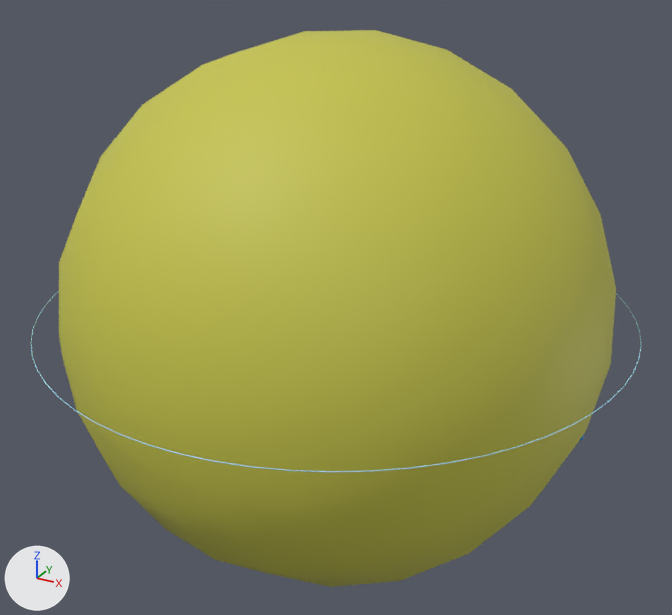
The glTF model glb/74.glb as it was, and as the next commit left it.
Both versions are drawn from a camera (50 mm lens) standing at (1.269, -2.307, 1.154) and looking at (0.0, 0.0, 0.0). Arrows for +X, +Y and +Z are at lower left; the lights stay in place. The older version comes first. Where no turn or scale is listed for an object, it has been applied to the vertices.

Before the edit, the objects in view are built like this:
```python
mat_tmp_orb_74_6s = principled_material('TMP_orb_74_6s')
mat_tmp_orb_74_6s.base_color = (0.562, 0.553, 0.0685)  # yellow #c6c44a
mat_tmp_orb_74_6s.roughness = 0.6
me_tmp_6s0_74 = bpy.data.meshes.new('TMP_6s0_74')
me_tmp_6s0_74.from_pydata(...)  # a UV sphere (16 segments, 12 rings, poles along z) spanning x -1.0..1.0, y -1.0..1.0, z -1.0..1.0
me_tmp_6s0_74.materials.append(mat_tmp_orb_74_6s)  # yellow #c6c44a
ob_orbital_6s_0 = bpy.data.objects.new('Orbital_6s_0', me_tmp_6s0_74)
ob_orbital_6s_0.parent = ob_atom_074_w
ob_orbital_6s_0.location = (0.0, 0.0, 0.0)
ob_orbital_6s_0.rotation_euler = (0.849, 0.883, 1.278)  # degrees (49, 51, 73)
ob_orbital_6s_0.scale = (0.828, 0.828, 0.828)
```
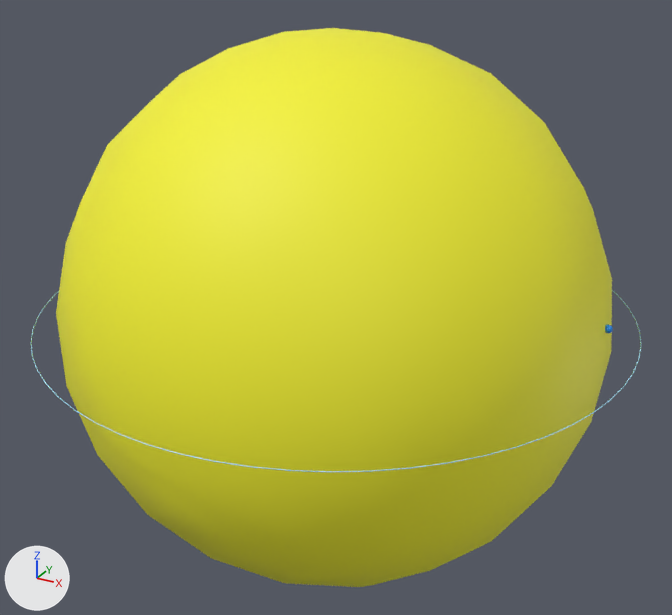
Pixel boxes [x1, y1, x2, y2] of what changed, in the pictures (672 x 615 px):
'Orbital_6s_0', recoloured, turned
    before: [59, 30, 616, 587]
    after: [56, 28, 612, 587]

Diff of the bpy script that builds the scene:
```diff
--- a/glb/74.glb.py
+++ b/glb/74.glb.py
@@ mat_tmp_orb_74_6s @@
 mat_tmp_orb_74_6s = principled_material('TMP_orb_74_6s')
-mat_tmp_orb_74_6s.base_color = (0.562, 0.553, 0.0685)  # yellow #c6c44a
+mat_tmp_orb_74_6s.base_color = (0.923, 0.903, 0.0262)  # yellow #f6f42d
 mat_tmp_orb_74_6s.roughness = 0.6
@@ ob_orbital_6s_0 @@
 ob_orbital_6s_0.location = (0.0, 0.0, 0.0)
-ob_orbital_6s_0.rotation_euler = (0.849, 0.883, 1.278)  # degrees (49, 51, 73)
+ob_orbital_6s_0.rotation_euler = (0.688, 0.13, -2.256)  # degrees (39, 7.4, -129)
 ob_orbital_6s_0.scale = (0.828, 0.828, 0.828)
```
